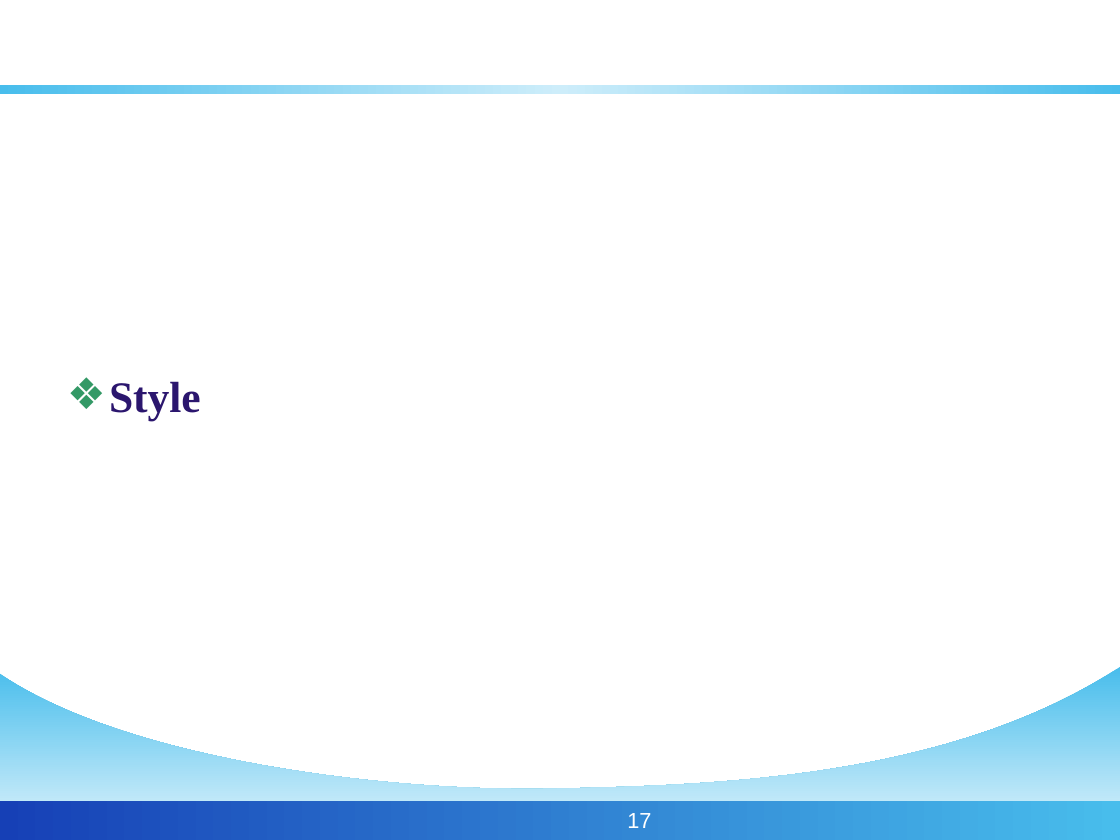
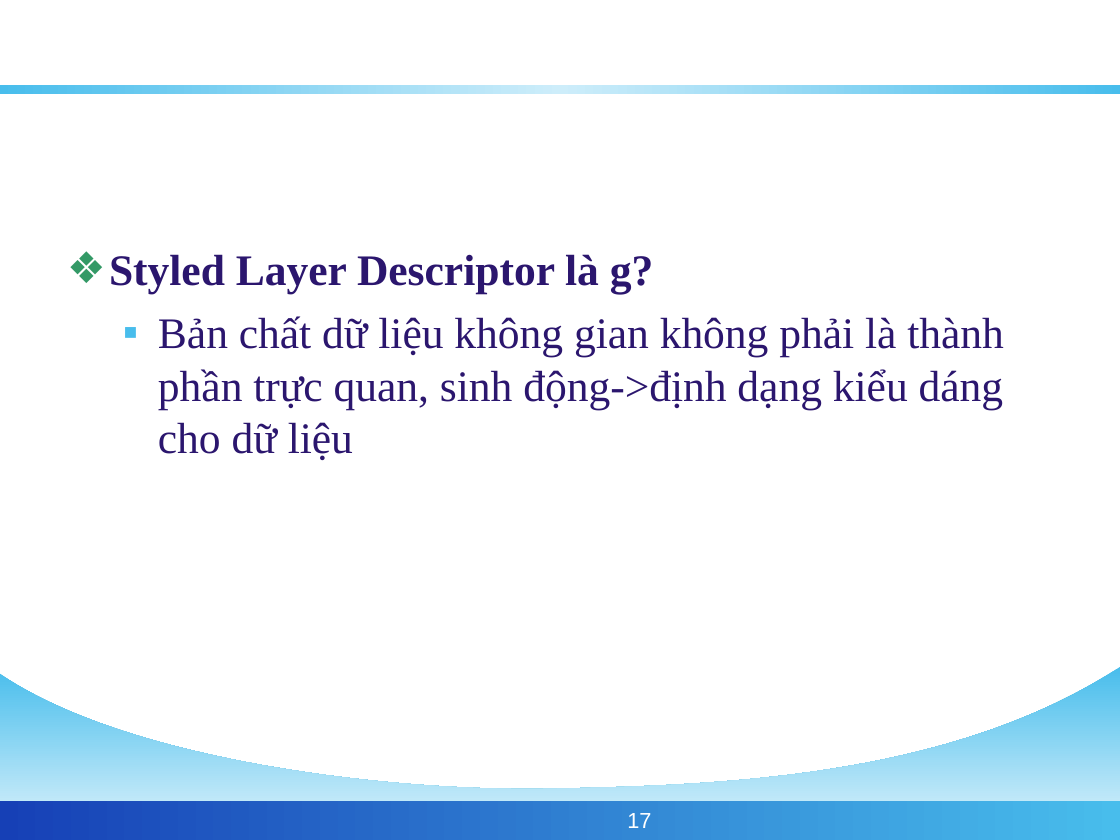
Before and after one commit to phamngsinh/cantho-webgis, a slide deck: slide 17 of Document/Bao Cao/BaoCaoLuanVan.ppt. Drawn at 1120x840 pixels with LibreOffice and Linux fonts; fonts in the diff are those of the drawing; background and template pictures are left out. Boxes give left, top, right and bottom in pixels: in the first picture for what was removed or moved away, otherwise in the second. Text is boxed around its words. In the diff, an @@ line names an element or a change of style, - is before the commit and + after.

```diff
--- a/Document/Bao Cao/BaoCaoLuanVan.ppt
+++ b/Document/Bao Cao/BaoCaoLuanVan.ppt
@@ text at <box>109,254,1004,460</box>: text changed; bold off @@
-❖ Style
+❖ Styled Layer Descriptor là g?
+  ▪ Bản chất dữ liệu không gian không phải là thành phần trực quan, sinh động->định dạng kiểu dáng cho dữ liệu
```
Also in this commit, not shown: 1 other file.
